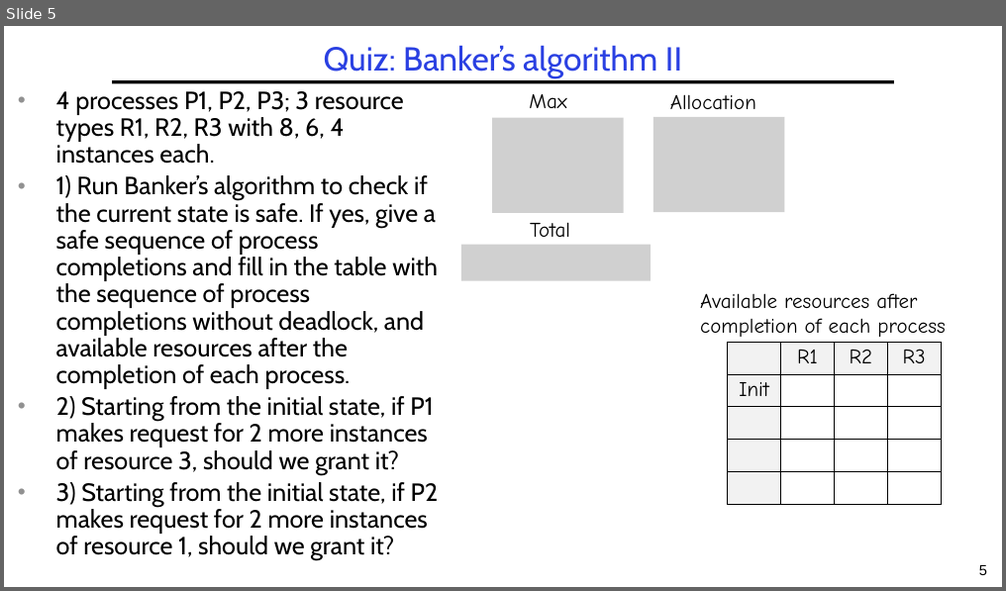
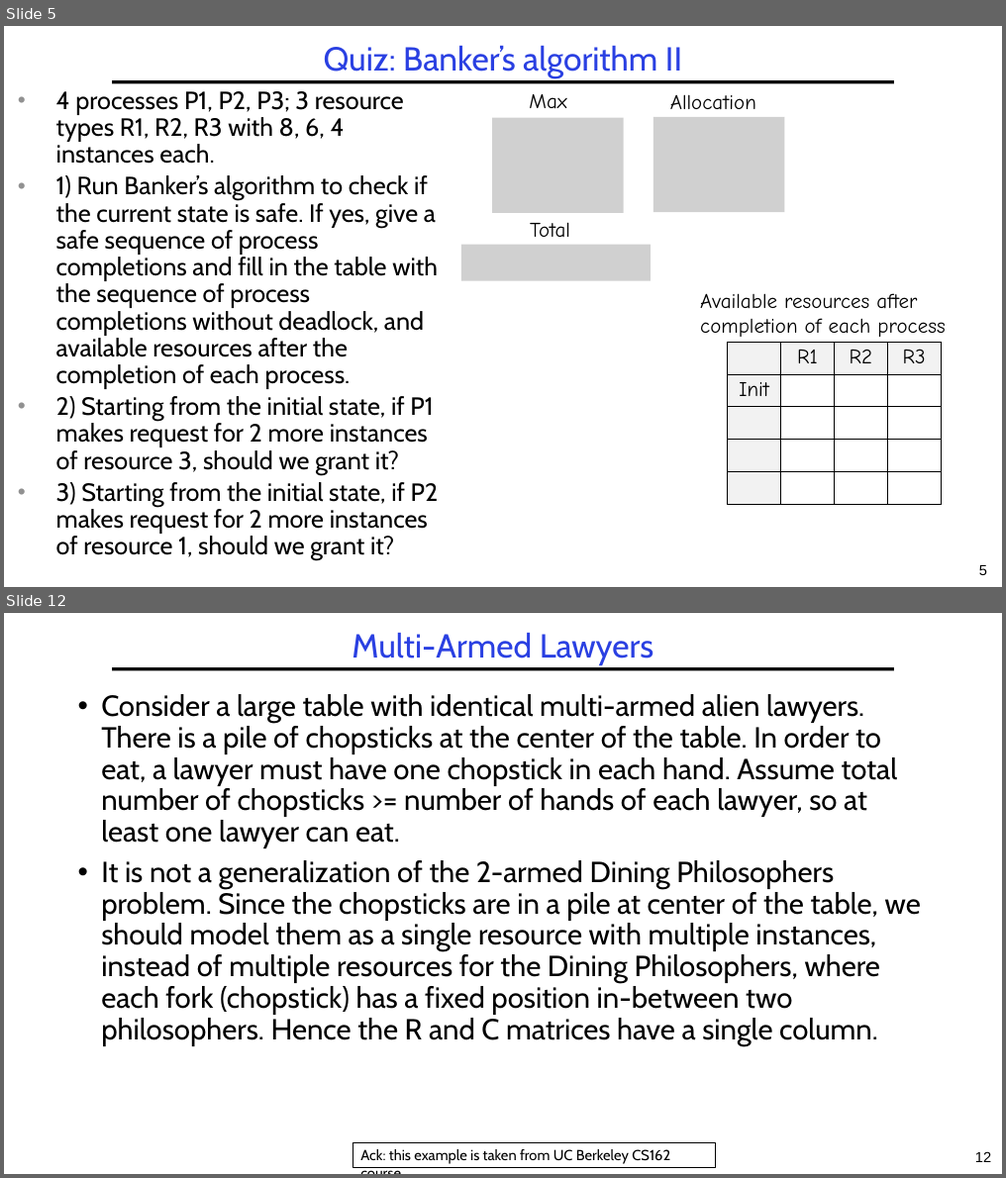
Before and after one commit to guhofstra/CSC256Fa25, a slide deck: PPTs/L4-Exercises ANS.pptx. Shown one above the other, each under a label of ours: slide 5 before the commit, slides 5 and 12 after it; the slides between them are not shown. The pictures are 1006x591 and 1006x1178 pixels, drawn with LibreOffice and Linux fonts; fonts in the diff are those of the drawing; grey boxes stand for pictures. Boxes give left, top, right and bottom in pixels: in the first picture for what was removed or moved away, otherwise in the second. Text is boxed around its words. In the diff, an @@ line names an element or a change of style, - is before the commit and + after.

```diff
--- a/PPTs/L4-Exercises ANS.pptx
+++ b/PPTs/L4-Exercises ANS.pptx
@@ slide 12 added at (4,613,1002,1174), background #FFFFFF; not listed: 2 template elements that a slide beside it also shows @@
@@ title added at (351,632,653,665), 32 pt, text #2A40E2 @@
+Multi-Armed Lawyers
@@ text added at (101,694,921,1047), 28 pt, text #000000 @@
+• Consider a large table with identical multi-armed alien lawyers. There is a pile of chopsticks at the center of the table. In order to eat, a lawyer must have one chopstick in each hand. Assume total number of chopsticks >= number of hands of each lawyer, so at least one lawyer can eat.
+• It is not a generalization of the 2-armed Dining Philosophers problem. Since the chopsticks are in a pile at center of the table, we should model them as a single resource with multiple instances, instead of multiple resources for the Dining Philosophers, where each fork (chopstick) has a fixed position in-between two philosophers. Hence the R and C matrices have a single column.
@@ rectangle added at (353,1143,715,1167), fill #FFFFFF, outline #000000 1 pt, 14 pt, text #000000 @@
+Ack: this example is taken from UC Berkeley CS162 course.
```
Also in this commit, not shown: 7 slides changed, 10 other slides added, 11 other files.
